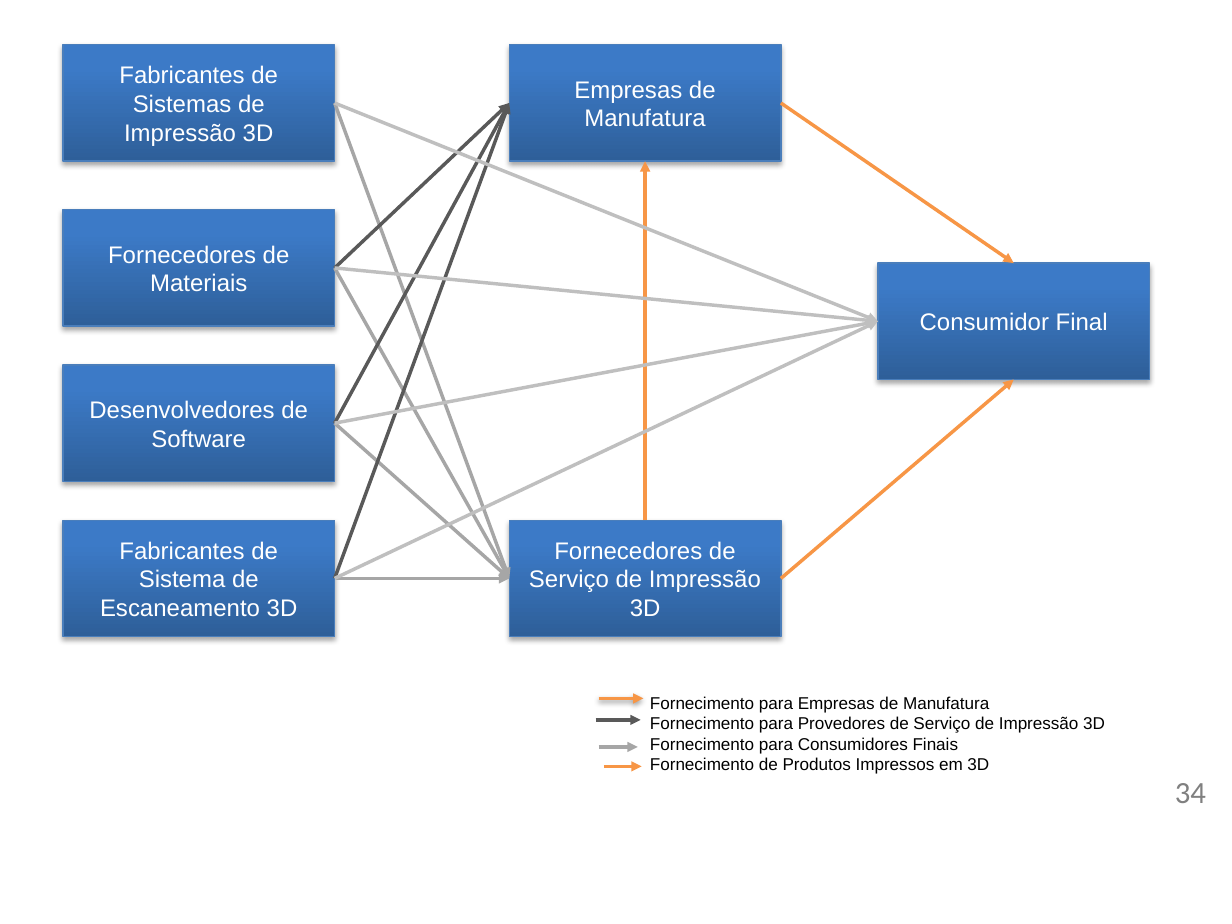
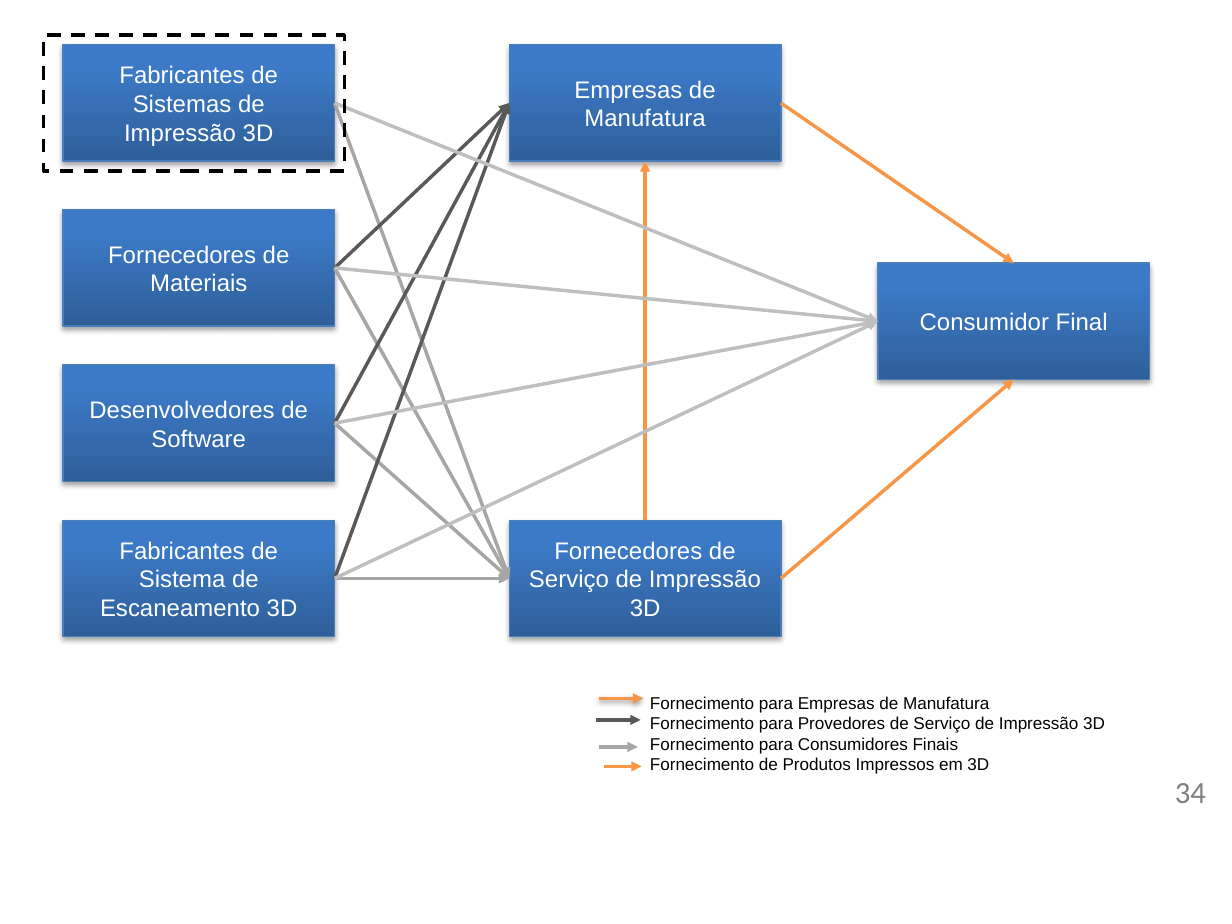
Before and after one commit to pedroliman/ms-rdm-dissertation, a slide deck: slide 34 of dissertacao-docs/apresentacoes/Dissertação - RDM - EMA - Imagens.pptx. Drawn at 1232x924 pixels with LibreOffice and Linux fonts; fonts in the diff are those of the drawing; background and template pictures are left out. Boxes give left, top, right and bottom in pixels: in the first picture for what was removed or moved away, otherwise in the second. Text is boxed around its words. In the diff, an @@ line names an element or a change of style, - is before the commit and + after.

```diff
--- a/dissertacao-docs/apresentacoes/Dissertação - RDM - EMA - Imagens.pptx
+++ b/dissertacao-docs/apresentacoes/Dissertação - RDM - EMA - Imagens.pptx
@@ rectangle added at [43, 36, 344, 171], outline #000000 2 pt dashed @@
```
Also in this commit, not shown: 5 other files.
